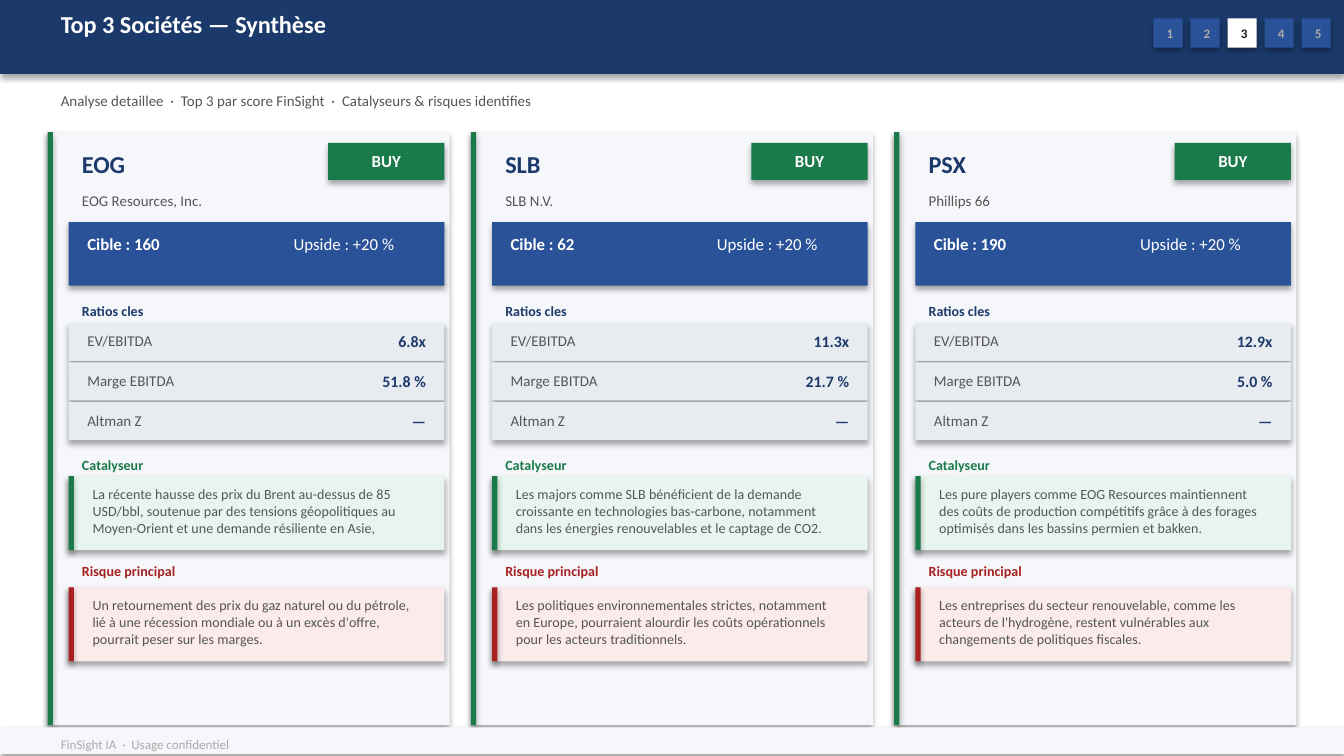
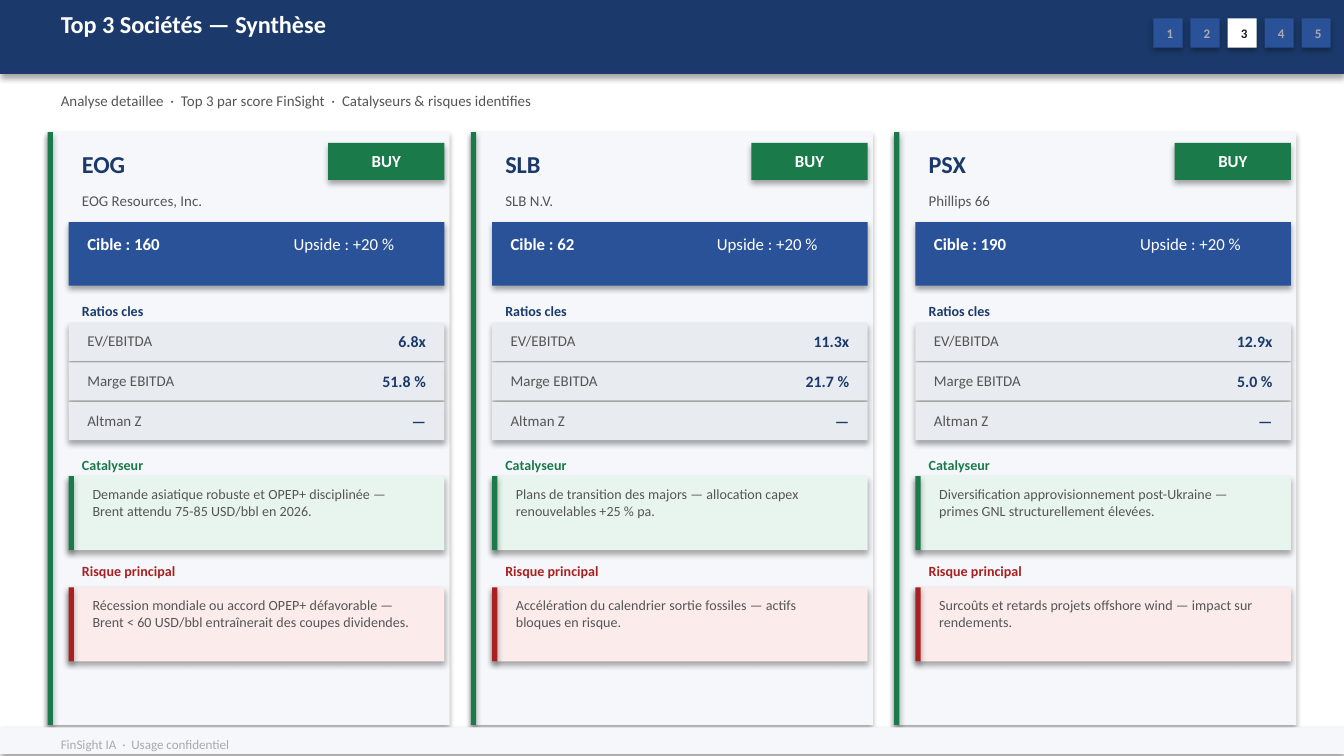
Before and after one commit to baptistejeh07-art/finsight-ia, a slide deck: slide 14 of preview/secteur_Energy_S&P_500/secteur_Energy_S&P_500.pptx. Drawn at 1344x756 pixels with LibreOffice and Linux fonts; fonts in the diff are those of the drawing. Boxes give left, top, right and bottom in pixels: in the first picture for what was removed or moved away, otherwise in the second. Text is boxed around its words. In the diff, an @@ line names an element or a change of style, - is before the commit and + after.

Commit message:
chore(preview): secteur_Energy_S&P_500 outputs regeneres

```diff
--- a/preview/secteur_Energy_S&P_500/secteur_Energy_S&P_500.pptx
+++ b/preview/secteur_Energy_S&P_500/secteur_Energy_S&P_500.pptx
@@ text at (93, 489, 370, 517): text changed @@
-La récente hausse des prix du Brent au-dessus de 85 USD/bbl, soutenue par des tensions géopolitiques au Moyen-Orient et une demande résiliente en Asie,
+Demande asiatique robuste et OPEP+ disciplinée — Brent attendu 75-85 USD/bbl en 2026.
@@ text at (516, 489, 798, 518): text changed @@
-Les majors comme SLB bénéficient de la demande croissante en technologies bas-carbone, notamment dans les énergies renouvelables et le captage de CO2.
+Plans de transition des majors — allocation capex renouvelables +25 % pa.
@@ text at (939, 489, 1211, 519): text changed @@
-Les pure players comme EOG Resources maintiennent des coûts de production compétitifs grâce à des forages optimisés dans les bassins permien et bakken.
+Diversification approvisionnement post-Ukraine — primes GNL structurellement élevées.
@@ text at (93, 600, 409, 630): text changed @@
-Un retournement des prix du gaz naturel ou du pétrole, lié à une récession mondiale ou à un excès d'offre, pourrait peser sur les marges.
+Récession mondiale ou accord OPEP+ défavorable — Brent < 60 USD/bbl entraînerait des coupes dividendes.
@@ text at (516, 600, 796, 630): text changed @@
-Les politiques environnementales strictes, notamment en Europe, pourraient alourdir les coûts opérationnels pour les acteurs traditionnels.
+Accélération du calendrier sortie fossiles — actifs bloques en risque.
@@ text at (939, 600, 1252, 627): text changed @@
-Les entreprises du secteur renouvelable, comme les acteurs de l'hydrogène, restent vulnérables aux changements de politiques fiscales.
+Surcoûts et retards projets offshore wind — impact sur rendements.
```
Also in this commit, not shown: 8 other slides changed, 2 other files.
